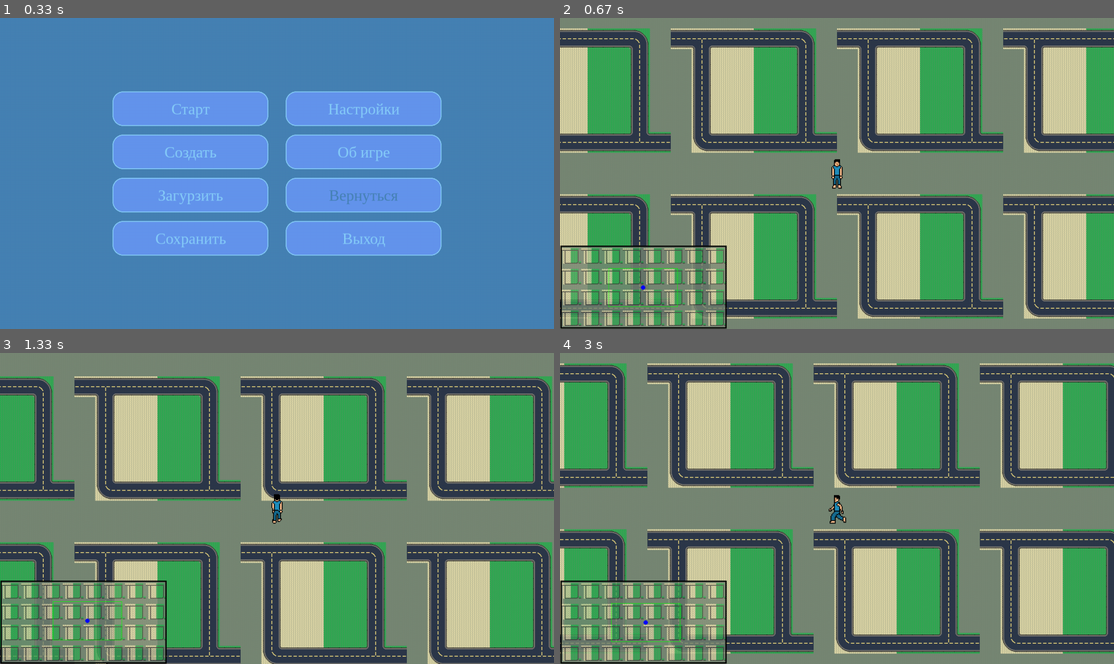
Above: before the commit, frames 1-4 (two rows, left to right).
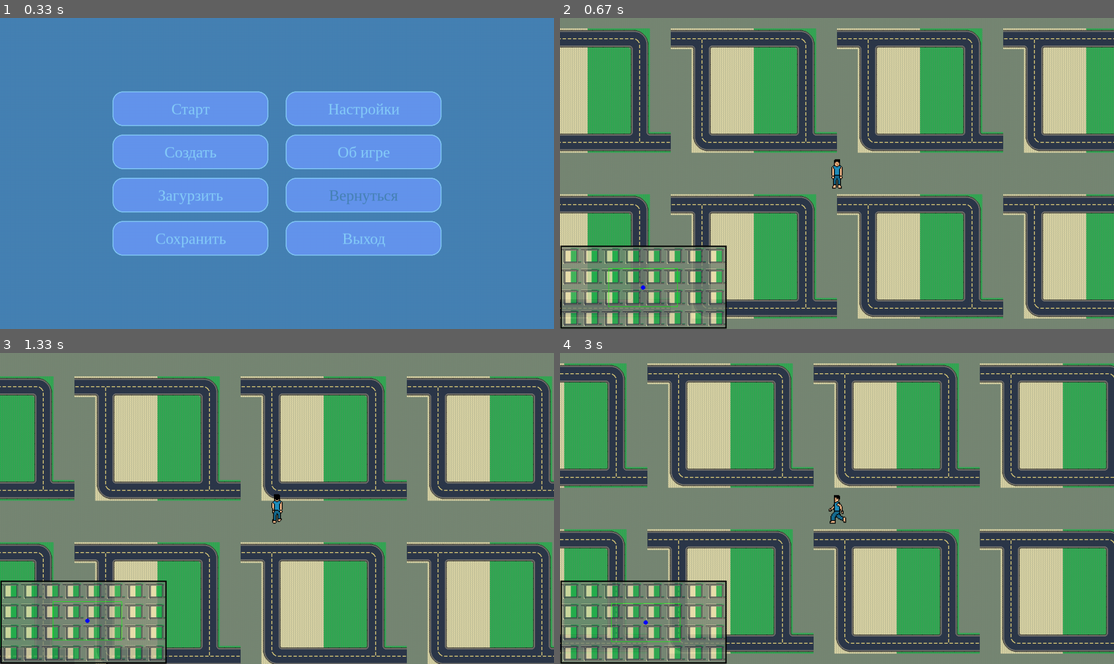
Above: after the commit, the same moments.

Repository: Sergey74ua/ChildrenTraining
Game: pygame game, started from Python/RATORI/RATORI.py
Two runs of this game, one before a commit and one after it. Both use one fixed random seed, a clock stepped at 60 frames per second and the inputs below.
Inputs (mouse positions are in pixels of both pictures, inside the frame that each line leads up to):
- Up to frame 1 (0.33 s): no input
- Up to frame 2 (0.67 s): press the mouse at (748, 108) at 0.37 s; move the mouse to (803, 185) at 0.47 s; release the mouse at (853, 263) at 0.6 s
- Up to frame 3 (1.33 s): hold Right 0.67-1.13 s; move the mouse to (232, 496) at 0.7 s; hold Up from 1.17 s (still down)
- Up to frame 4 (3 s): release Up at 1.47 s; hold Right 1.5-1.97 s; hold Left 2-2.53 s; hold Down 2.57-2.87 s; hold Left from 2.9 s (still down)

Frame 1 is identical in both runs. In frame 2, 2.7% of the frame differs, in the area x 0-30%, y 73-100%; in frame 3, 2.6%; in frame 4, 2.7%.

Commit message:
Update Minimap.py

Diff:
--- a/Python/RATORI/modules/interface/Minimap.py
+++ b/Python/RATORI/modules/interface/Minimap.py
@@ -20,14 +20,12 @@
 
     def update(self, hero, size):
         """ Обновление миникарты """
-
         # Перерасчет размера миникарты
         if self.size != size:
             self.size = size
             self.rect = self.calculation()
             self.surface = pg.Surface((self.rect.width, self.rect.height))
             self.filling()
-
         # Обновления позиции персонажа на миникарте
         self.hero = self.position(hero)
         self.visio = self.visibility()
@@ -64,7 +62,6 @@
         pos_y = self.hero[1] - height // 2
         return pos_x, pos_y, width, height
 
-
     def filling(self):
         """ Заполнение миникарты """
         self.surface.set_alpha(207)
@@ -74,4 +71,5 @@
             for x in range(self.count_x):
                 key = self.terrain.map[y][x]
                 tile = self.terrain.tile_atlas[key]
+                tile = pg.transform.scale(tile, (self.rate, self.rate))
                 self.surface.blit(tile, (x * self.rate, y * self.rate, self.rate, self.rate))
